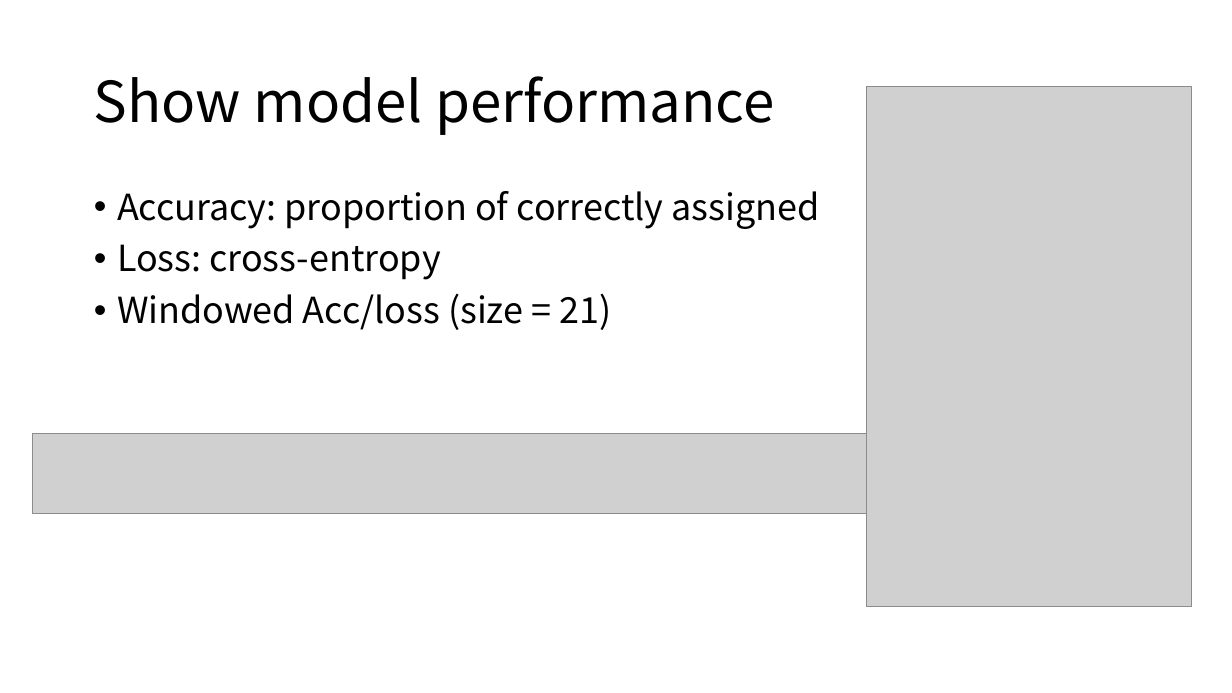
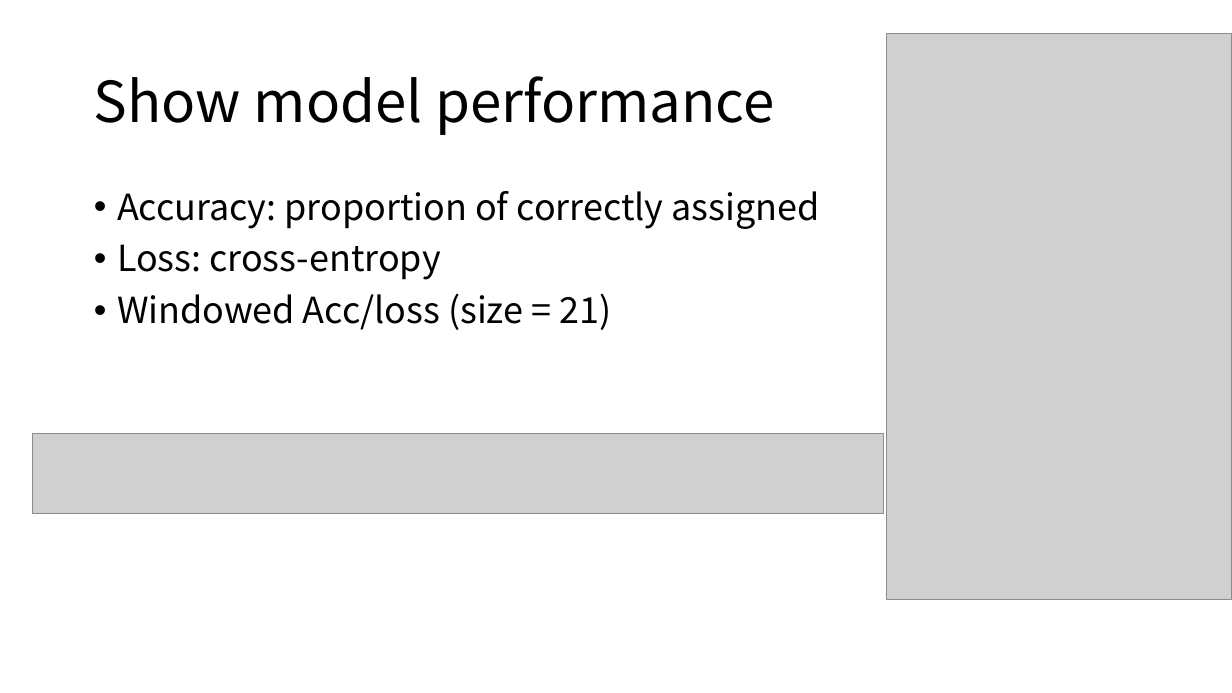
Before and after one commit to Jiarong-L/Thesis2020, a slide deck: slide 13 of Jiarong.pptx. Drawn at 1232x693 pixels with LibreOffice and Linux fonts; fonts in the diff are those of the drawing; grey boxes stand for pictures. Boxes give left, top, right and bottom in pixels: in the first picture for what was removed or moved away, otherwise in the second. Text is boxed around its words. In the diff, an @@ line names an element or a change of style, - is before the commit and + after.

```diff
--- a/Jiarong.pptx
+++ b/Jiarong.pptx
@@ picture: place and size @@
-picture at [867,87,1192,607]
+picture at [887,33,1232,600]
```
Also in this commit, not shown: 2 other files.
